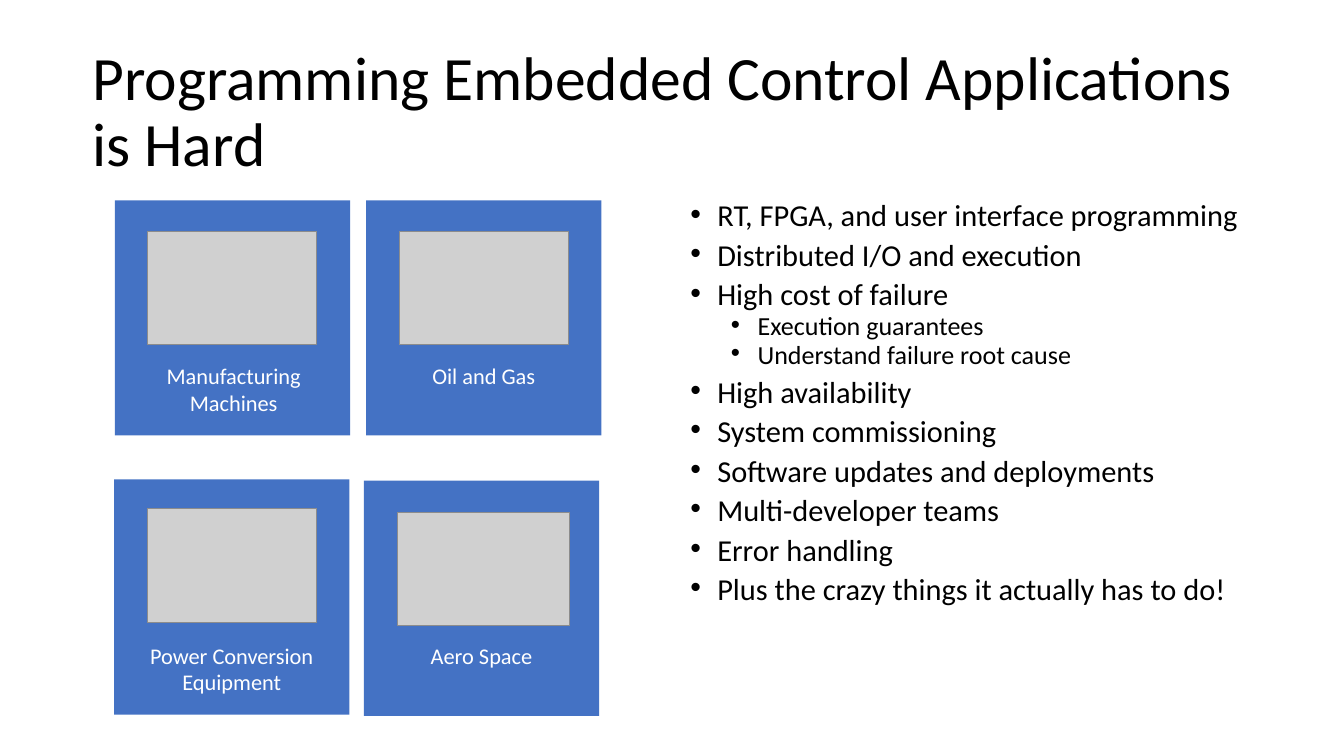
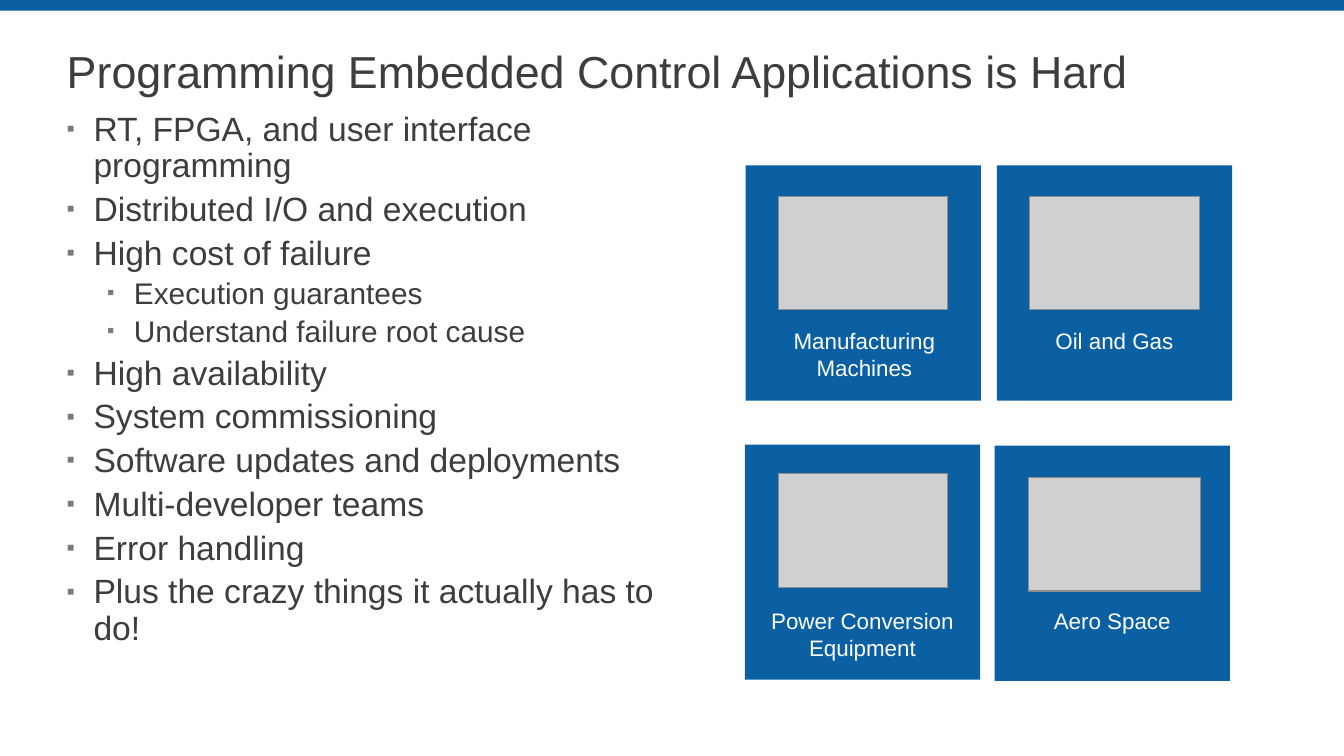
Before and after one commit to LabVIEW-DCAF/Documentation, a slide deck: slide 4 of Trunk/Getting Started Material/DCAF Training/1 Introduction to DCAF.pptx. Drawn at 1344x756 pixels with LibreOffice and Linux fonts; fonts in the diff are those of the drawing; grey boxes stand for pictures; background and template pictures are left out. Boxes give left, top, right and bottom in pixels: in the first picture for what was removed or moved away, otherwise in the second. Text is boxed around its words. In the diff, an @@ line names an element or a change of style, - is before the commit and + after.

```diff
--- a/Trunk/Getting Started Material/DCAF Training/1 Introduction to DCAF.pptx
+++ b/Trunk/Getting Started Material/DCAF Training/1 Introduction to DCAF.pptx
@@ rectangle added at (0, 0, 1344, 11), fill #0A60A3 @@
@@ title "Programming Embedded Control Applications is ...": place and size @@
-title "Programming Embedded Control Applications is ..." at (92, 57, 1232, 167)
+title "Programming Embedded Control Applications is ..." at (67, 55, 1127, 97)
@@ title "Programming Embedded Control Applications is ..." at (67, 55, 1127, 97): size 44 to 32 pt, font Calibri to Arial, text colour #000000 to #3D3D3D @@
@@ text "RT, FPGA, and user interface ...": place and size @@
-text "RT, FPGA, and user interface ..." at (717, 205, 1238, 606)
+text "RT, FPGA, and user interface ..." at (94, 116, 654, 641)
@@ text "RT, FPGA, and user interface ..." at (94, 116, 654, 641): size 21.7 to 24 pt in "RT, FPGA, and user interface programming", "Distributed I/O and execution", "High cost of failure", "High availability" and 5 more places; font Calibri to Arial, text colour #000000 to #3D3D3D; size 18.6 to 21.3 pt in "Execution guarantees", "Understand failure root cause"; bullet • to ▪; line spacing 0.7 to 0.9; less space between paragraphs; line spacing 0.7 to 0.8; more space between paragraphs @@
@@ 4 pictures, 4 texts, 4 rounded rectangles: place and size @@
-4 pictures, 4 texts, 4 rounded rectangles at (114, 201, 601, 716)
+4 pictures, 4 texts, 4 rounded rectangles at (745, 165, 1232, 681)
@@ fill #4472C4 to #0A60A3 in 4 elements at (745, 445, 980, 680), (746, 165, 981, 400), (997, 165, 1232, 400), (995, 446, 1230, 681) @@
@@ font Calibri to Arial in 4 elements at (771, 612, 954, 661), (794, 332, 935, 377), (1055, 332, 1173, 350), (1054, 613, 1170, 634) @@
```
Also in this commit, not shown: 27 other slides changed, 1 slide removed, 2 other files.
